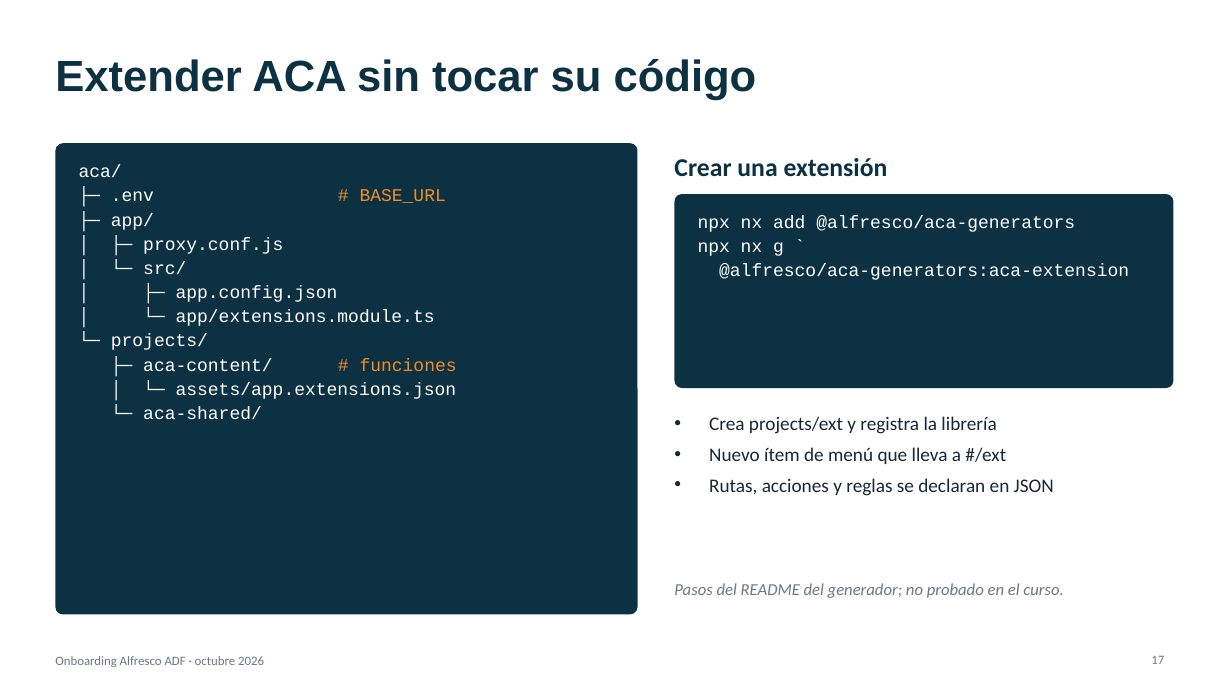
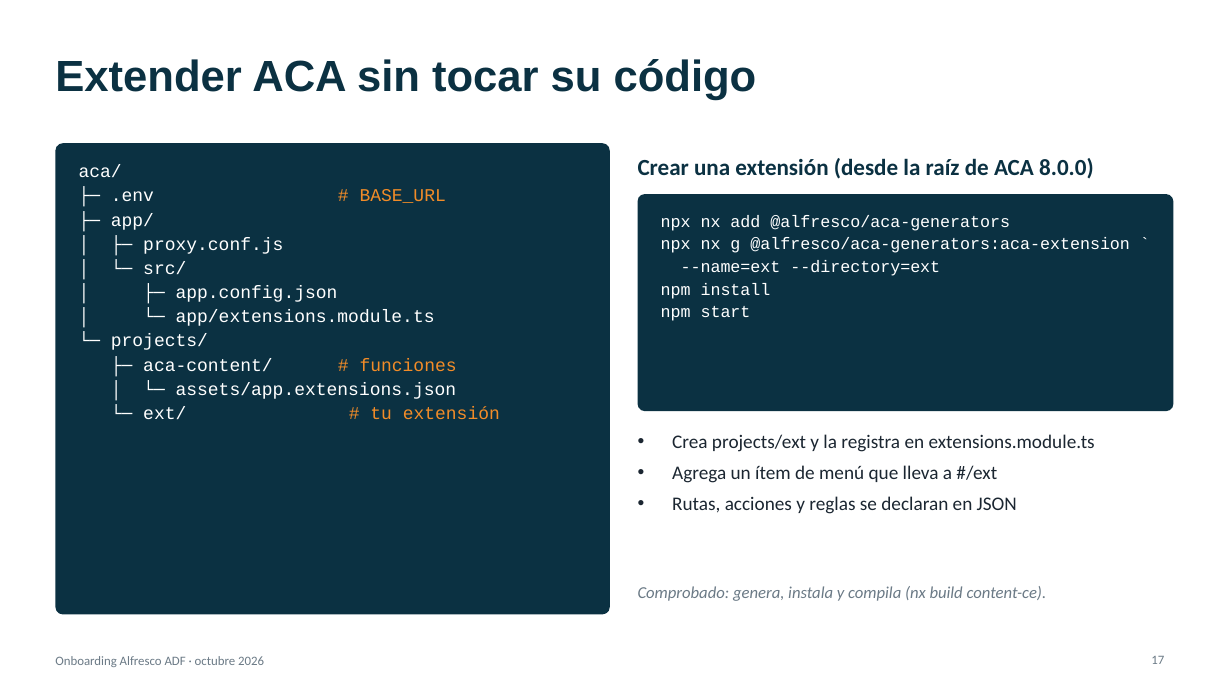
Before and after one commit to renzoqamao/alfresco-adf-onboarding, a slide deck: slide 17 of docs/onboarding-adf.pptx. Drawn at 1232x693 pixels with LibreOffice and Linux fonts; fonts in the diff are those of the drawing. Boxes give left, top, right and bottom in pixels: in the first picture for what was removed or moved away, otherwise in the second. Text is boxed around its words. In the diff, an @@ line names an element or a change of style, - is before the commit and + after.

```diff
--- a/docs/onboarding-adf.pptx
+++ b/docs/onboarding-adf.pptx
@@ rounded rectangle: place and size @@
-rounded rectangle at (55,143,638,615)
+rounded rectangle at (55,143,610,615)
@@ text at (638,158,1094,179): text changed; size 20 to 18 pt @@
-Crear una extensión
+Crear una extensión (desde la raíz de ACA 8.0.0)
@@ rounded rectangle: place and size @@
-rounded rectangle at (675,194,1174,388)
+rounded rectangle at (638,194,1174,411)
@@ rounded rectangle at (638,194,1174,411): proportions changed @@
@@ text at (661,237,1129,321): text changed; size 14 to 13 pt @@
-npx nx g `
-@alfresco/aca-generators:aca-extension
+npx nx g @alfresco/aca-generators:aca-extension `
+--name=ext --directory=ext
+npm install
+npm start
@@ text at (661,215,1010,231): size 14 to 13 pt in "npx nx add @alfresco/aca-generators" @@
@@ text "npx nx add @alfresco/aca-generators": place and size @@
-text "npx nx add @alfresco/aca-generators" at (698,216,1129,280)
+text "npx nx add @alfresco/aca-generators" at (661,215,1129,321)
@@ text at (143,406,500,420): text changed; text colour #FFFFFF to #F28C28 @@
-└─ aca-shared/
+└─ ext/ # tu extensión
@@ text "Crea projects/ext y la registra ...": place and size @@
-text "Crea projects/ext y la registra ..." at (709,416,1054,496)
+text "Crea projects/ext y la registra ..." at (672,434,1095,514)
@@ text at (672,434,1095,483): text changed @@
-• Crea projects/ext y registra la librería
-• Nuevo ítem de menú que lleva a #/ext
+• Crea projects/ext y la registra en extensions.module.ts
+• Agrega un ítem de menú que lleva a #/ext
@@ text at (638,586,1047,601): text changed @@
-Pasos del README del generador; no probado en el curso.
+Comprobado: genera, instala y compila (nx build content-ce).
```
Also in this commit, not shown: 11 other slides changed, 3 slides added, 2 slides removed, 4 other files.
